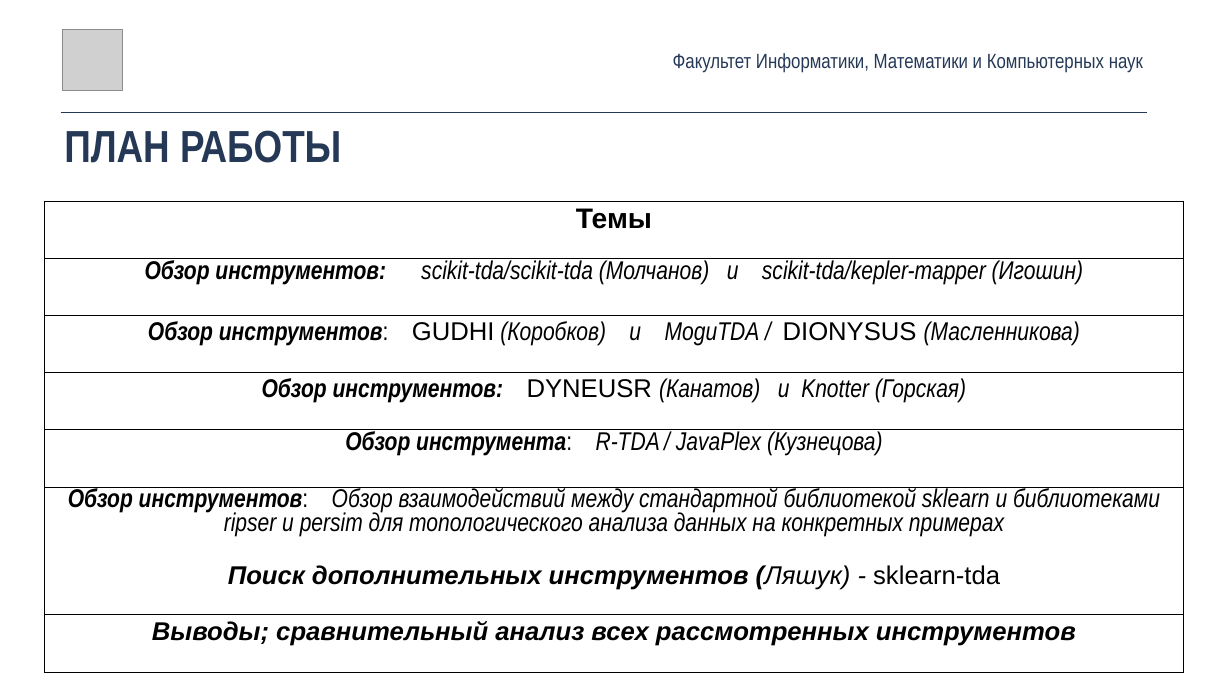
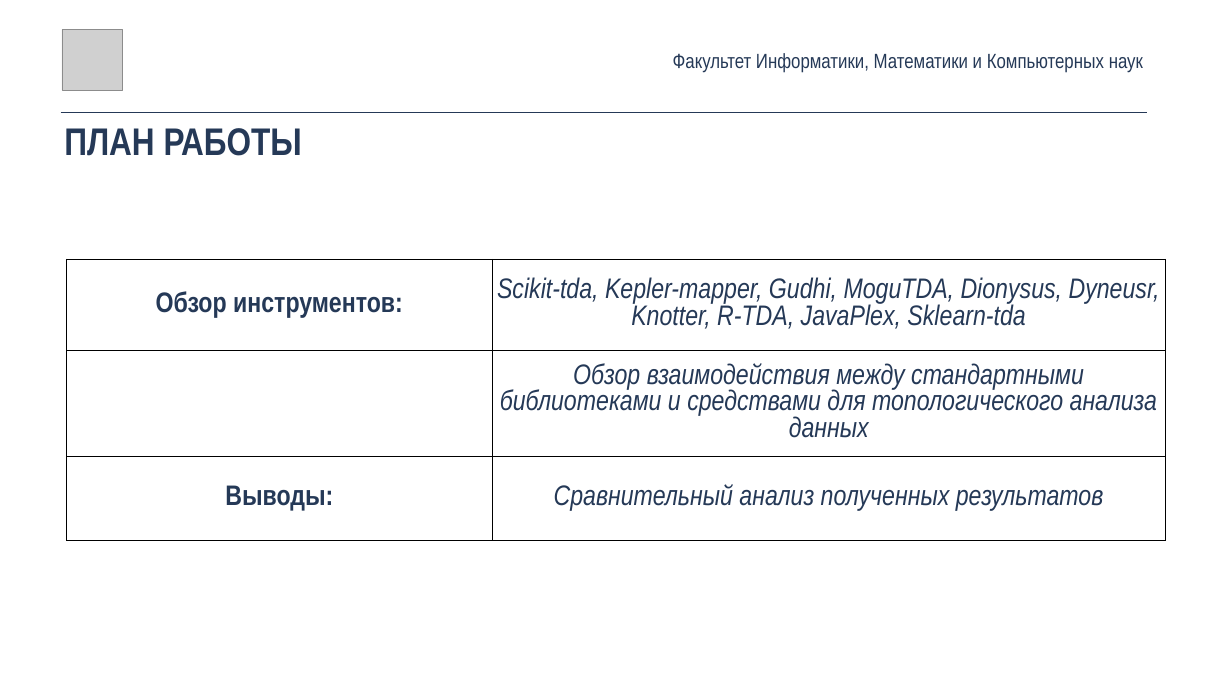
Before and after one commit to maksimovVva/hse-tda, a slide deck: slide 3 of survey.pptx. Drawn at 1232x693 pixels with LibreOffice and Linux fonts; fonts in the diff are those of the drawing; grey boxes stand for pictures. Boxes give left, top, right and bottom in pixels: in the first picture for what was removed or moved away, otherwise in the second. Text is boxed around its words. In the diff, an @@ line names an element or a change of style, - is before the commit and + after.

```diff
--- a/survey.pptx
+++ b/survey.pptx
@@ text "ПЛАН РАБОТЫ" at box(64, 128, 302, 156): size 70 to 60 pt @@
@@ table at box(67, 259, 1165, 525) @@
-Темы
-Обзор инструментов: scikit-tda/scikit-tda (Молчанов) и scikit-tda/kepler-mapper (Игошин)
-Обзор инструментов: GUDHI (Коробков) и MoguTDA / DIONYSUS (Масленникова)
-Обзор инструментов: DYNEUSR (Канатов) и Knotter (Горская)
-Обзор инструмента: R-TDA / JavaPlex (Кузнецова)
-Обзор инструментов: Обзор взаимодействий между стандартной библиотекой sklearn и библиотеками ripser и persim для топологического анализа данных на конкретных примерах / Поиск дополнительных инструментов (Ляшук) - sklearn-tda
-Выводы; сравнительный анализ всех рассмотренных инструментов
+Обзор инструментов: | Scikit-tda, Kepler-mapper, Gudhi, MoguTDA, Dionysus, Dyneusr, Knotter, R-TDA, JavaPlex, Sklearn-tda
+ | Обзор взаимодействия между стандартными библиотеками и средствами для топологического анализа данных
+Выводы: | Сравнительный анализ полученных результатов
@@ table: place and size @@
-table at box(44, 201, 1183, 672)
+table at box(67, 259, 1165, 525)
```
Also in this commit, not shown: 3 other slides changed, 6 slides added, 8 slides removed, 33 other files.
